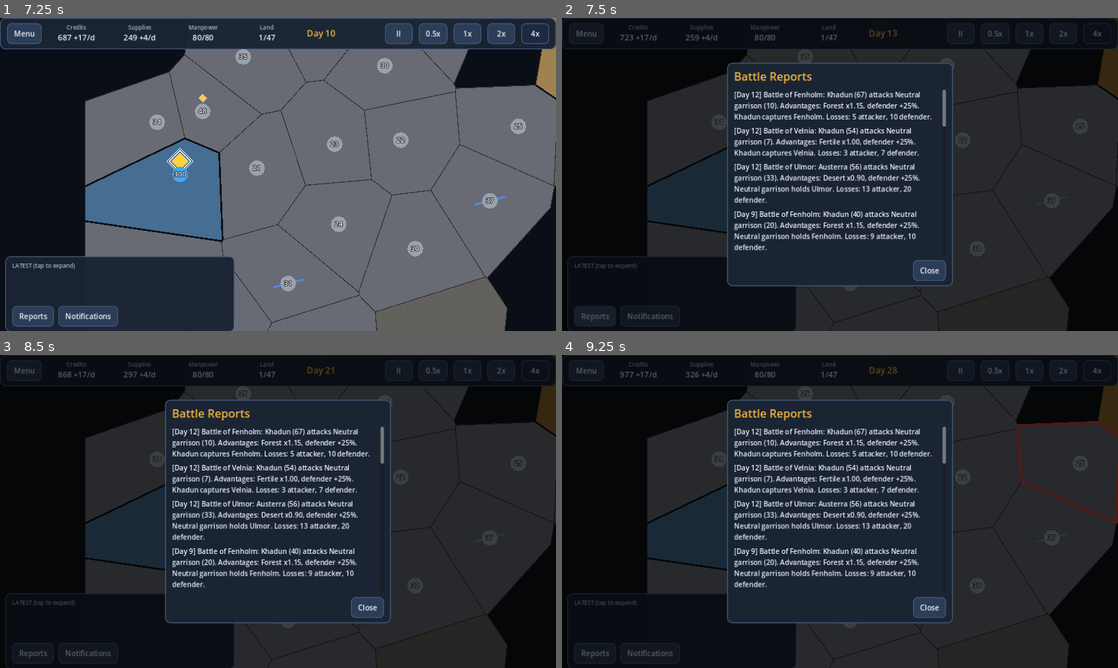
Above: before the commit, frames 1-4 (two rows, left to right).
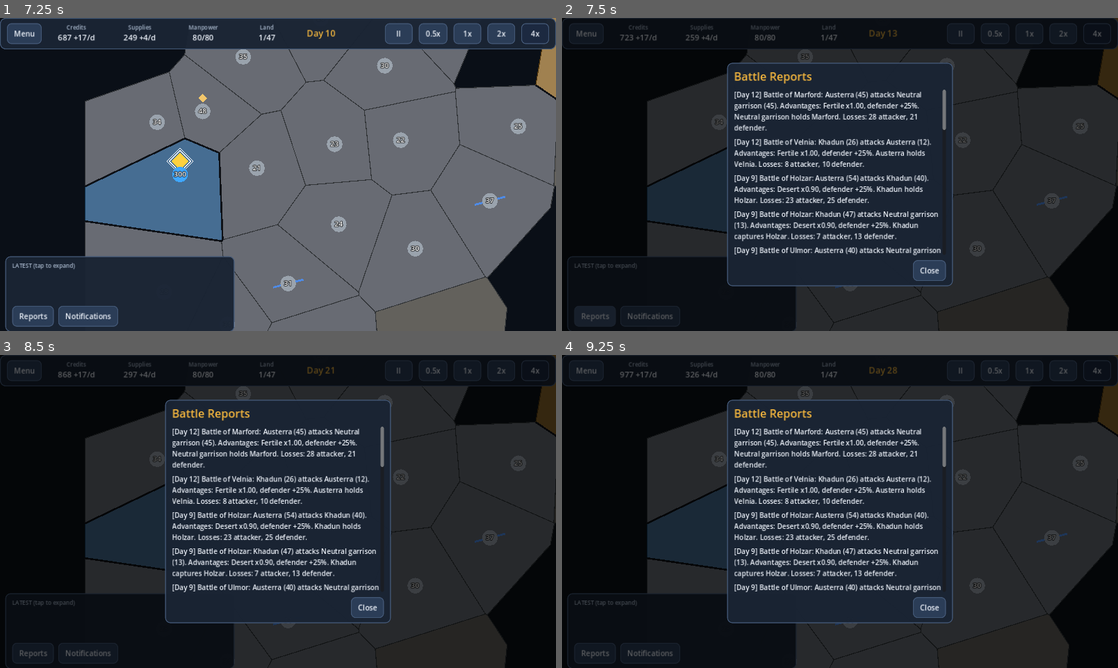
Above: after the commit, the same moments.

Repository: soomroaalim/TACTERRA-RPG
Game: Godot game, scene res://scripts/ui/main_menu.tscn
The game is run twice, just before and just after one commit, with the same random seed, the same clock (stepped at 60 frames per second) and the same inputs.
Inputs:
- Up to frame 1 (7.25 s): click "Play Offline" at 0.5 s; click "Normal" at 1.25 s; click "Normal" at 2 s; click "Start Battle" at 2.75 s; click "II" at 3.5 s; click "0.5x" at 4.25 s; click "1x" at 5 s; click "2x" at 5.75 s; click "4x" at 6.5 s
- Up to frame 2 (7.5 s): click "Reports" at 7.25 s
- Up to frame 3 (8.5 s): click "Notifications" at 8 s
- Up to frame 4 (9.25 s): click "II" at 8.75 s

Frame 1 is identical in both runs. In frame 2, 5.4% of the frame differs, in the area x 31-70%, y 23-76%; in frame 3, 5.4%; in frame 4, 5.8%, in the area x 31-100%, y 21-76%.

Commit message:
feat: decisive combat and AI warfare overhaul (objectives, memory, concentration)

Diff:
--- a/scripts/core/ai/ai_brain.gd
+++ b/scripts/core/ai/ai_brain.gd
@@ -17,10 +17,14 @@
 ##
 ## Difficulty changes think frequency, army targets and attack caution:
 ## EASY thinks every 5d, NORMAL every 3d, HARD every 2d;
-## attack thresholds 2.2 / 1.6 / 1.35; recruit multipliers 0.6 / 1.0 / 1.2.
+## attack thresholds 2.0 / 1.8 / 1.6; recruit multipliers 0.6 / 1.0 / 1.2.
 ## HARD additionally picks the weakest valid target, refuses river-into-
 ## mountain assaults without overwhelming odds, and reinforces territories
 ## that have enemy armies inbound.
+##
+## War objectives (EXPAND/WEAKEN/DEFEND/RECOVER) are selected each think from
+## the strategic situation and bias the steps below. Failed attacks are
+## remembered for 15 days so the AI doesn't bleed on the same target.
 
 # --- tuning (documented, no magic numbers elsewhere) ---
 const ECONOMY_MIN_CREDITS := 400.0 ## think about economy only above this
@@ -38,6 +42,12 @@
 const INTERCEPT_DONOR_MIN := 40
 const INTERCEPT_SEND_CAP := 150
 const INTERCEPT_MAX_MOVES := 2
+const FAIL_MEMORY_DAYS := 7.0 ## don't re-attack a failed target for this long
+const FAIL_RETRY_BOOST := 1.5 ## ...unless now 1.5x stronger than the threshold
+const RECOVER_TERRITORY_FRAC := 0.7 ## below 70% of peak territories: recover
+const CAPITAL_THREAT_MULT := 1.0 ## respond when enemy power >= this x capital defense
+const REDEPLOY_MIN_STACK := 300 ## interior stacks above this get moved to borders
+const REDEPLOY_LEAVE_BEHIND := 100 ## troops left in the donor territory
 
 const _RECRUIT_MULT := {
 	Tacterra.Personality.EXPANSIONIST: 1.0,
@@ -66,19 +76,103 @@
 	var owned: Array[int] = state.owned_ids(nation.id)
 	if owned.is_empty():
 		return # landless (or data error): nothing to order, never crash
+	_update_memory(state, nation)
+	_select_objective(state, nation, owned)
 	_think_economy(state, nation, owned)
 	_think_recruit(state, nation, owned)
 	var defensive: bool = nation.personality == Tacterra.Personality.DEFENSIVE
-	if defensive:
-		_think_defense(state, nation, owned) # DEFENSIVE secures borders first
+	var recovering: bool = nation.ai_objective == "RECOVER"
+	if defensive or recovering:
+		_think_defense(state, nation, owned) # secure borders first
 	_think_stage(state, nation, owned) # move reserves to expansion fronts
+	_think_redeploy(state, nation, owned) # shift idle interior stacks to borders
 	_think_expand(state, nation, owned)
-	_think_stage_attack(state, nation, owned) # concentrate for plausible attacks
-	_think_attack(state, nation, owned)
-	if not defensive:
+	if not recovering:
+		_think_stage_attack(state, nation, owned) # concentrate for plausible attacks
+		_think_attack(state, nation, owned)
+	if not defensive and not recovering:
 		_think_defense(state, nation, owned)
 	if nation.difficulty == Tacterra.Difficulty.HARD:
 		_think_intercept(state, nation, owned)
+
+
+## Learn from recent battles: remember territories where our attacks failed
+## so we don't bleed troops on the same target every few days.
+static func _update_memory(state: GameState, nation: NationData) -> void:
+	var fail: Dictionary = nation.ai_memory.get("fail", {})
+	var cutoff: float = state.day - 30.0
+	for tid in fail.keys():
+		if float(fail[tid]) < cutoff:
+			fail.erase(tid)
+	for r in state.battle_reports:
+		if int(r.get("attacker", -1)) != nation.id:
+			continue
+		if bool(r.get("captured", false)):
+			continue
+		if float(r.get("day", 0.0)) < state.day - 30.0:
+			continue
+		fail[int(r.get("territory_id", -1))] = float(r.get("day", 0.0))
+	nation.ai_memory["fail"] = fail
+
+
+## Choose a short-term war objective from the current strategic situation.
+## Objectives change when territory, resources, or military strength change.
+static func _select_objective(state: GameState, nation: NationData, owned: Array[int]) -> void:
+	# 1. Capital under threat: defend it above all else.
+	var cap := state.get_territory(nation.capital_id)
+	if cap != null and cap.owner_id == nation.id:
+		var cap_threat := 0.0
+		var cap_def := 0.0
+		var ca := state.army_at(cap.id)
+		if ca != null and ca.owner_id == nation.id:
+			cap_def = ca.power(cap.defense_mult(), cap.supplied)
+		for eid in cap.neighbors:
+			var et := state.get_territory(eid)
+			if et == null or et.owner_id == -1 or et.owner_id == nation.id:
+				continue
+			var ea := state.army_at(eid)
+			if ea != null and ea.owner_id == et.owner_id:
+				cap_threat = maxf(cap_threat, ea.power(1.0, et.supplied))
+		if cap_threat >= cap_def * CAPITAL_THREAT_MULT and cap_def > 0.0:
+			nation.ai_objective = "DEFEND"
+			return
+	# 2. Losing badly: recover instead of attacking.
+	var peak: float = float(nation.ai_memory.get("peak_territories", owned.size()))
+	if owned.size() > peak:
+		peak = float(owned.size())
+	nation.ai_memory["peak_territories"] = peak
+	if peak > 3.0 and float(owned.size()) < peak * RECOVER_TERRITORY_FRAC:
+		nation.ai_objective = "RECOVER"
+		return
+	# 3. Weak bordered rival: focus on weakening it. Check ALL bordered
+	# rivals, not just current attack candidates — a rival too strong to
+	# attack today is still the right objective to build toward.
+	var bordered_rivals := {}
+	for tid in owned:
+		var t := state.get_territory(tid)
+		if t == null:
+			continue
+		for eid in t.neighbors:
+			var et := state.get_territory(eid)
+			if et != null and et.owner_id != -1 and et.owner_id != nation.id:
+				bordered_rivals[et.owner_id] = true
+	var weakest := -1
+	var weakest_count := 999
+	for rid in bordered_rivals.keys():
+		var rn := state.get_nation(int(rid))
+		if rn == null or rn.eliminated:
+			continue
+		var rc := state.owned_ids(rn.id).size()
+		if rc <= KILL_FOCUS_TERRITORIES and rc < weakest_count:
+			weakest_count = rc
+			weakest = rn.id
+	if weakest >= 0:
+		nation.ai_objective = "WEAKEN"
+		nation.ai_memory["prey"] = weakest
+		return
+	nation.ai_memory.erase("prey")
+	# 4. Default: expand.
+	nation.ai_objective = "EXPAND"
 
 
 # ---------------------------------------------------------------- economy ---
@@ -165,6 +259,32 @@
 
 
 static func _recruit_territory(state: GameState, nation: NationData, owned: Array[int]) -> int:
+	# Recruit where the troops are needed: at the prey's border when WEAKENing,
+	# at an expansion front when EXPANDing, else the capital.
+	if nation.ai_objective == "WEAKEN":
+		var prey := int(nation.ai_memory.get("prey", -1))
+		if prey >= 0:
+			var best := -1
+			var best_score := -INF
+			for tid in owned:
+				var t := state.get_territory(tid)
+				if t == null:
+					continue
+				var borders_prey := false
+				for eid in t.neighbors:
+					var et := state.get_territory(eid)
+					if et != null and et.owner_id == prey:
+						borders_prey = true
+						break
+				if borders_prey:
+					var score := float(t.population)
+					if tid == nation.capital_id:
+						score += 500.0
+					if score > best_score:
+						best_score = score
+						best = tid
+			if best >= 0:
+				return best
 	if nation.capital_id >= 0:
 		var cap := state.get_territory(nation.capital_id)
 		if cap != null and cap.owner_id == nation.id:
@@ -279,13 +399,124 @@
 						break
 
 
+# --------------------------------------------------------------- redeploy ---
+## 2c. Strategic redeployment: shift troops from oversized interior stacks
+## toward the nearest border. Without this, recruits pile up in the capital
+## while fronts starve — the classic stalemate pattern. Moves one hop per
+## think, creating a pipeline that gradually concentrates force where wars
+## are actually fought.
+static func _think_redeploy(state: GameState, nation: NationData, owned: Array[int]) -> void:
+	var moves := 0
+	var weakening := nation.ai_objective == "WEAKEN"
+	# WEAKEN objective: concentrate at the prey's border specifically.
+	var prey := int(nation.ai_memory.get("prey", -1))
+	var prey_border := -1
+	if weakening and prey >= 0:
+		var best_prey_troops := -1
+		for tid in owned:
+			var t := state.get_territory(tid)
+			if t == null:
+				continue
+			for eid in t.neighbors:
+				var et := state.get_territory(eid)
+				if et != null and et.owner_id == prey:
+					var a := state.army_at(tid)
+					var tr := a.troops if a != null and a.owner_id == nation.id else 0
+					if tr > best_prey_troops:
+						best_prey_troops = tr
+						prey_border = tid
+					break
+	# Largest interior (non-border) stack first. When WEAKENing, also allow
+	# border stacks to concentrate into the prey-border spearhead.
+	var donors: Array = []
+	for tid in owned:
+		var t := state.get_territory(tid)
+		if t == null:
+			continue
+		var is_border := _is_border(state, t, nation.id)
+		if is_border and not weakening:
+			continue
+		if is_border and tid == prey_border:
+			continue # don't strip the spearhead itself
+		var a := state.army_at(tid)
+		if a != null and a.owner_id == nation.id and a.troops > REDEPLOY_MIN_STACK:
+			donors.append(tid)
+	donors.sort_custom(func(a, b):
+		return state.army_at(a).troops > state.army_at(b).troops)
+	for did in donors:
+		if moves >= 2:
+			break
+		var target := prey_border if prey_border >= 0 else _nearest_border(state, nation, did)
+		if target < 0 or target == did:
+			continue
+		# Step one hop from did toward target.
+		var step := _next_hop(state, nation, did, target)
+		if step < 0:
+			continue
+		var da := state.army_at(did)
+		var send := da.troops - REDEPLOY_LEAVE_BEHIND
+		if send < 20:
+			continue
+		var res: Dictionary = state.order_move(nation.id, did, step, send)
+		if bool(res.get("ok", false)):
+			moves += 1
+
+
+## Nearest owned border territory to `from_id` (BFS through owned land).
+static func _nearest_border(state: GameState, nation: NationData, from_id: int) -> int:
+	var seen := {from_id: true}
+	var queue: Array = [from_id]
+	while not queue.is_empty():
+		var cur: int = queue.pop_front()
+		var t := state.get_territory(cur)
+		if t != null and _is_border(state, t, nation.id):
+			return cur
+		if t != null:
+			for nb in t.neighbors:
+				var nt := state.get_territory(nb)
+				if nt != null and nt.owner_id == nation.id and not seen.has(nb):
+					seen[nb] = true
+					queue.append(nb)
+	return -1
+
+
+## Next owned territory on the shortest path from `from_id` to `to_id`.
+static func _next_hop(state: GameState, nation: NationData, from_id: int, to_id: int) -> int:
+	if from_id == to_id:
+		return -1
+	# BFS from target back to source, then step forward.
+	var prev := {}
+	var queue: Array = [to_id]
+	var seen := {to_id: true}
+	while not queue.is_empty():
+		var cur: int = queue.pop_front()
+		if cur == from_id:
+			break
+		var t := state.get_territory(cur)
+		if t == null:
+			continue
+		for nb in t.neighbors:
+			var nt := state.get_territory(nb)
+			if nt != null and nt.owner_id == nation.id and not seen.has(nb):
+				seen[nb] = true
+				prev[nb] = cur
+				queue.append(nb)
+	if not prev.has(from_id):
+		return -1
+	return int(prev[from_id])
+
+
 # ---------------------------------------------------------- stage_attack ---
 ## 3b. Concentrate for plausible attacks. Like expansion staging, but aimed at
 ## enemy neighbors: pull adjacent donors to a border territory when the
 ## shortfall to the attack threshold looks closable, so _think_attack can fire.
 static func _think_stage_attack(state: GameState, nation: NationData, owned: Array[int]) -> void:
-	var threshold: float = float(Tacterra.AI_ATTACK_THRESHOLD.get(nation.difficulty, 1.4))
+	var threshold: float = float(Tacterra.AI_ATTACK_THRESHOLD.get(nation.difficulty, 1.8))
 	threshold += float(_ATTACK_ADJ.get(nation.personality, 0.0))
+	# WEAKEN objective: build siege force at the prey's border even before
+	# the ratio is good — concentration takes multiple thinks.
+	var prey := int(nation.ai_memory.get("prey", -1))
+	var weakening := nation.ai_objective == "WEAKEN" and prey >= 0
 	var moves := 0
 	for tid in owned:
 		if moves >= 2:
@@ -297,13 +528,15 @@
 		var atk_power := 0.0
 		if army != null and army.owner_id == nation.id:
 			atk_power = army.power(1.0, t.supplied)
-		# Weakest enemy neighbor by estimated defense.
+		# Weakest enemy neighbor by estimated defense (prefer the prey).
 		var best_eid := -1
 		var best_est := INF
 		for eid in t.neighbors:
 			var et := state.get_territory(eid)
 			if et == null or et.owner_id == -1 or et.owner_id == nation.id:
 				continue
+			if weakening and et.owner_id != prey:
+				continue # focus the siege on the prey
 			var est := _estimate_defense(state, et)
 			if est < best_est:
 				best_est = est
@@ -313,7 +546,7 @@
 		var need := best_est * threshold + 40.0 - atk_power
 		if need <= 0.0:
 			continue # already strong enough; attack step handles it
-		if need > atk_power * 2.0 + 200.0:
+		if not weakening and need > atk_power * 2.0 + 200.0:
 			continue # hopeless even concentrated; don't bleed the border
 		var donors: Array = []
 		for did in t.neighbors:
@@ -348,12 +581,15 @@
 ## 4. Attack adjacent enemy territories when the estimated power ratio beats
 ## the difficulty/personality threshold. HARD picks the weakest valid target
 ## and refuses river-into-mountain assaults without overwhelming odds.
-static func _think_attack(state: GameState, nation: NationData, owned: Array[int]) -> void:
-	var threshold: float = float(Tacterra.AI_ATTACK_THRESHOLD.get(nation.difficulty, 1.6))
-	threshold += float(_ATTACK_ADJ.get(nation.personality, 0.0))
+## All (from_id, to_id, est_def_power, ratio) attack candidates at the given
+## threshold, excluding recently-failed targets (unless now much stronger).
+static func _attack_candidates(state: GameState, nation: NationData, owned: Array[int], threshold: float = -1.0) -> Array:
+	if threshold < 0.0:
+		threshold = float(Tacterra.AI_ATTACK_THRESHOLD.get(nation.difficulty, 1.8))
+		threshold += float(_ATTACK_ADJ.get(nation.personality, 0.0))
 	var hard: bool = nation.difficulty == Tacterra.Difficulty.HARD
-	var limit := 2 if hard else 1
-	var cands: Array = [] # [from_id, to_id, est_def_power]
+	var fail: Dictionary = nation.ai_memory.get("fail", {})
+	var cands: Array = [] # [from_id, to_id, est_def_power, ratio]
 	for tid in owned:
 		var t := state.get_territory(tid)
 		if t == null:
@@ -370,10 +606,30 @@
 			var ratio := atk_power / maxf(1.0, est)
 			if ratio <= threshold:
 				continue
+			# Don't bleed on a target we just failed against, unless the
+			# odds are now decisively better.
+			if fail.has(eid) and state.day - float(fail[eid]) < FAIL_MEMORY_DAYS \
+					and ratio < threshold * FAIL_RETRY_BOOST:
+				continue
+			# Heavily fortified targets need extra margin.
+			if et.fort_level >= 2 and ratio < threshold + 0.5:
+				continue
 			if hard and et.has_river and et.terrain == Tacterra.Terrain.MOUNTAINS \
 					and ratio <= threshold + 0.4:
 				continue # documented HARD caution
-			cands.append([tid, eid, est])
+			cands.append([tid, eid, est, ratio])
+	return cands
+
+
+static func _think_attack(state: GameState, nation: NationData, owned: Array[int]) -> void:
+	var threshold: float = float(Tacterra.AI_ATTACK_THRESHOLD.get(nation.difficulty, 1.8))
+	threshold += float(_ATTACK_ADJ.get(nation.personality, 0.0))
+	# WEAKEN objective: commit harder when focus-firing a weak rival.
+	if nation.ai_objective == "WEAKEN":
+		threshold -= 0.2
+	var hard: bool = nation.difficulty == Tacterra.Difficulty.HARD
+	var limit := 2 if hard else 1
+	var cands := _attack_candidates(state, nation, owned, threshold)
 	if cands.is_empty():
 		return
 	# Kill focus: when a bordered rival is down to a few territories, finish it
--- a/scripts/core/nation_data.gd
+++ b/scripts/core/nation_data.gd
@@ -14,6 +14,8 @@
 var capital_id: int = -1
 var eliminated: bool = false
 var ai_cooldown: float = 0.0 ## days until the AI thinks again
+var ai_objective: String = "" ## current war objective (EXPAND/WEAKEN/DEFEND/RECOVER)
+var ai_memory := {"fail": {}} ## tactical memory: {"fail": {territory_id: day}}
 var broke_warned: bool = false ## upkeep-debt notification latch
 var stats := {
 	"captured": 0, "battles_won": 0, "battles_lost": 0,
--- a/scripts/core/tacterra.gd
+++ b/scripts/core/tacterra.gd
@@ -50,7 +50,7 @@
 const ATTRITION_PER_DAY := 0.02
 const DESERTION_PER_DAY := 0.03
 const DEFENDER_BONUS := 1.25
-const COMBAT_LOSS_FACTOR := 0.35
+const COMBAT_LOSS_FACTOR := 0.50 ## decisive: 2:1 captures, 1.8:1 cripples for follow-up
 const COMBAT_JITTER := 0.10 ## +/-10% rng jitter on losses (documented)
 
 # --- map ---
@@ -60,7 +60,7 @@
 const SAVE_SLOTS := 3
 
 const AI_THINK_DAYS := { Difficulty.EASY: 5.0, Difficulty.NORMAL: 3.0, Difficulty.HARD: 2.0 }
-const AI_ATTACK_THRESHOLD := { Difficulty.EASY: 1.9, Difficulty.NORMAL: 1.4, Difficulty.HARD: 1.2 }
+const AI_ATTACK_THRESHOLD := { Difficulty.EASY: 2.0, Difficulty.NORMAL: 1.8, Difficulty.HARD: 1.6 }
 const AI_RECRUIT_MULT := { Difficulty.EASY: 0.6, Difficulty.NORMAL: 1.0, Difficulty.HARD: 1.2 }
 
 const NATION_COLORS: Array[Color] = [
Not shown, changed: docs/ARCHITECTURE.md
